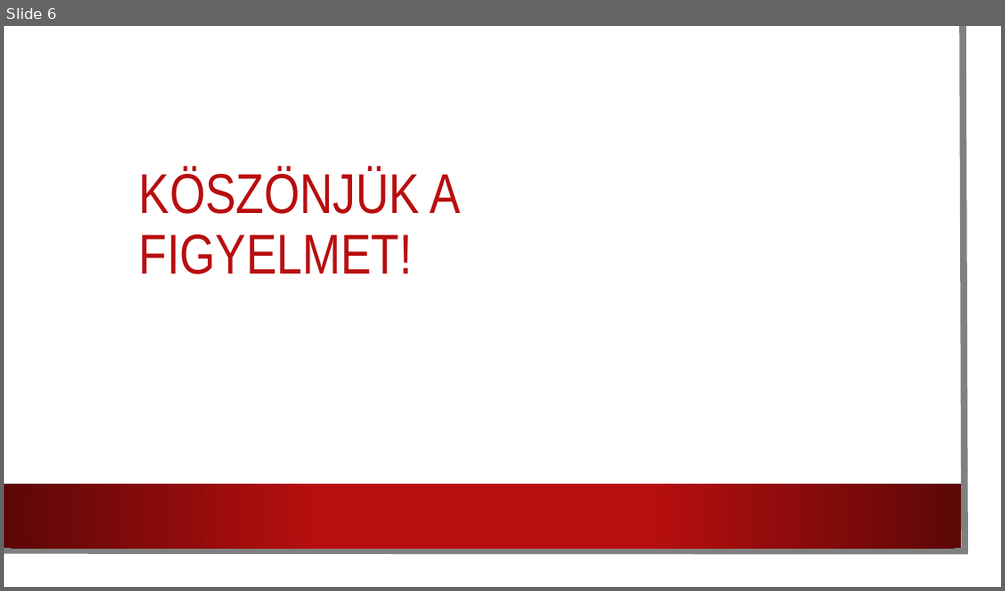
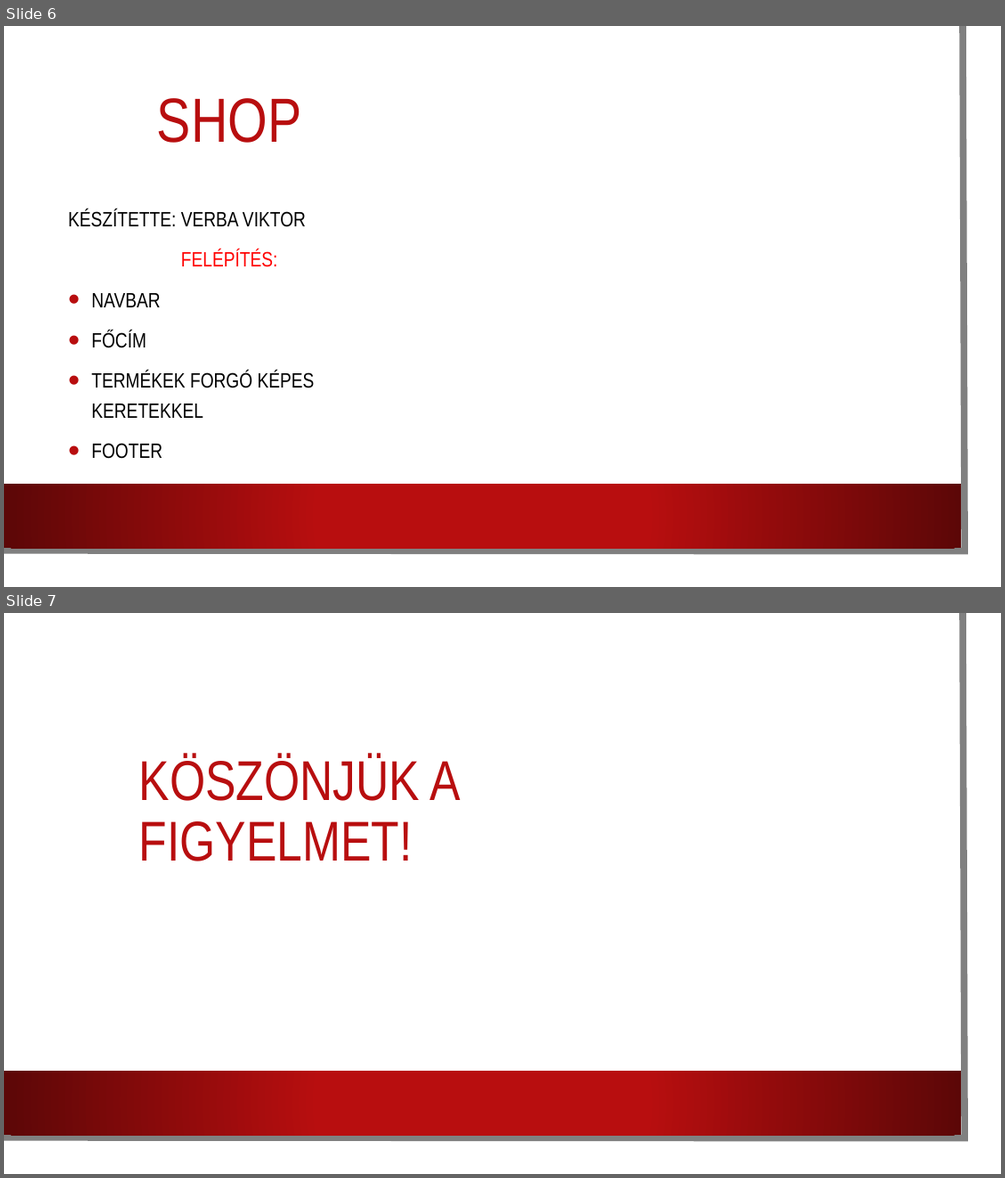
Before and after one commit to verbaviktor/Eminem-rajongoi-weboldal, a slide deck: Eminem.pptx. Shown one above the other, each under a label of ours: slide 6 before the commit, slides 6 and 7 after it. The pictures are 1005x591 and 1005x1178 pixels, drawn with LibreOffice and Linux fonts; fonts in the diff are those of the drawing; background and template pictures are left out. Boxes give left, top, right and bottom in pixels: in the first picture for what was removed or moved away, otherwise in the second. Text is boxed around its words. In the diff, an @@ line names an element or a change of style, - is before the commit and + after.

```diff
--- a/Eminem.pptx
+++ b/Eminem.pptx
@@ slide 6 added at box(4, 26, 1001, 587), background picture (left out); not listed: 3 template elements that a slide beside it also shows @@
@@ title added at box(157, 98, 301, 143), 60 pt, text #B80E0F @@
+SHOP
@@ text added at box(68, 209, 315, 418), 20 pt, text #000000 @@
+KÉSZÍTETTE: VERBA VIKTOR
+FELÉPÍTÉS:
+• NAVBAR
+• FŐCÍM
+• TERMÉKEK FORGÓ KÉPES KERETEKKEL
+• FOOTER
@@ what was slide 6 is now slide 7 @@
```
Also in this commit, not shown: 2 slides changed, 3 other slides added, 3 slides removed.
